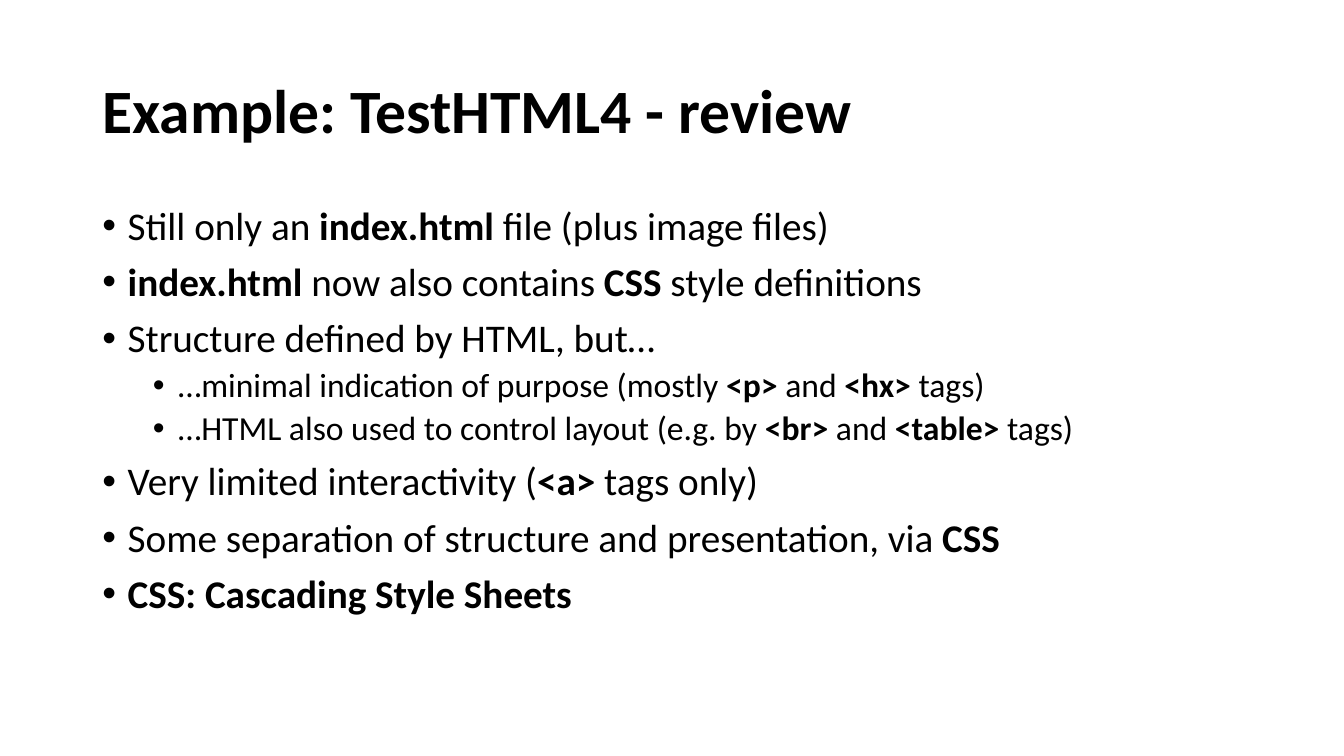
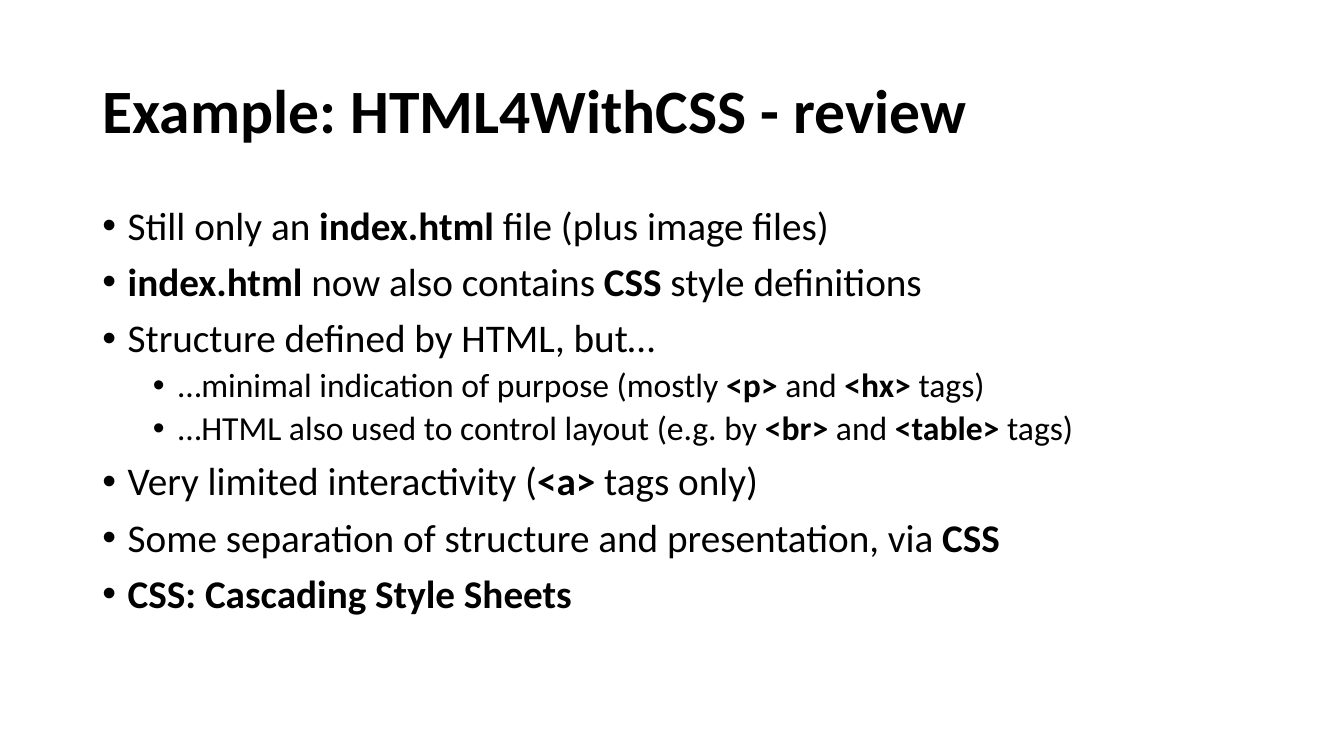
Before and after one commit to perl-easj/WebProg, a slide deck: slide 8 of 10_Intro/WebProg_ClassicWPReview.pptx. Drawn at 1344x756 pixels with LibreOffice and Linux fonts; fonts in the diff are those of the drawing. Boxes give left, top, right and bottom in pixels: in the first picture for what was removed or moved away, otherwise in the second. Text is boxed around its words. In the diff, an @@ line names an element or a change of style, - is before the commit and + after.

```diff
--- a/10_Intro/WebProg_ClassicWPReview.pptx
+++ b/10_Intro/WebProg_ClassicWPReview.pptx
@@ title at (102, 89, 966, 143): text changed @@
-Example: TestHTML4 - review
+Example: HTML4WithCSS - review
```
Also in this commit, not shown: 1 other slide changed, 5 slides added, 4 slides removed, 5 other files.
